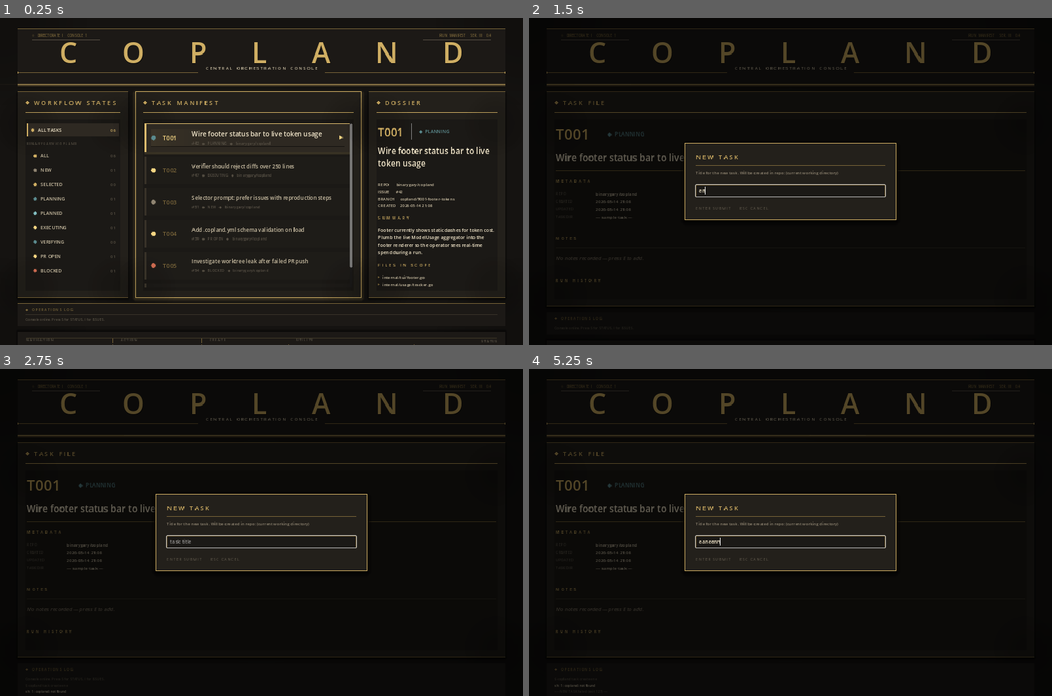
Above: before the commit, frames 1-4 (two rows, left to right).
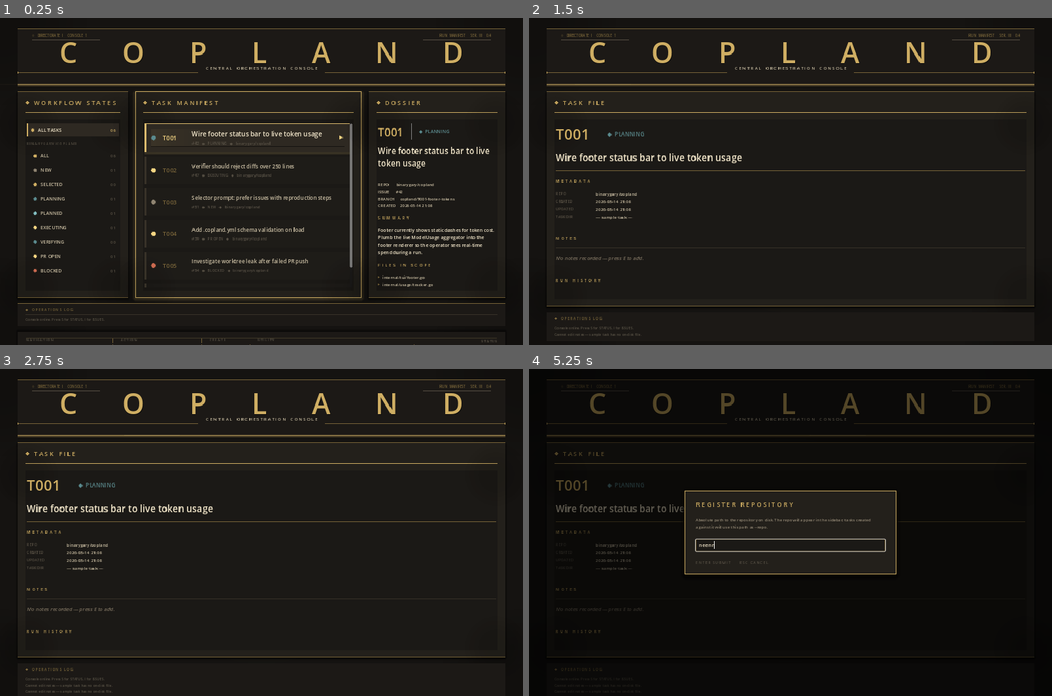
Above: after the commit, the same moments.

Repository: binarygary/copland
Game: Godot game, scene res://scenes/Main.tscn
Same seed, same stepped clock (60 frames per second), same inputs: the game is played once before the commit and once after it.
Inputs:
- Up to frame 1 (0.25 s): no input
- Up to frame 2 (1.5 s): tap Enter at 0.5 s; hold Up 0.53-1.28 s; tap N at 0.6, 1.35 s; tap E at 1.25 s; hold Down from 1.28 s (still down)
- Up to frame 3 (2.75 s): tap E at 2 s; release Down at 2.03 s; hold Up from 2.03 s (still down); tap Enter at 2.1 s; tap N at 2.3 s
- Up to frame 4 (5.25 s): tap E at 2.75, 3.5, 4.25, 4.35 s; tap Keypad Enter at 2.85 s; tap N at 3.05, 3.8, 4.55, 5.1 s; release Up at 3.53 s; hold A 3.53-5.03 s; tap Tab at 3.6 s; hold Down from 5.03 s (still down)

The runs differ from the first frame. In frame 1, less than 0.1% of the frame differs, in the area x 47-60%, y 98-100%; in frame 2, 4.5%; in frame 3, 4.6%, in the area x 3-97%, y 3-100%; in frame 4, 2.2%.

Commit message:
fix(console): remove phantom 'copland task create' shell-out + reconcile docs (Copilot review #4, #6)
Main.gd:
- Drop KEY_N binding and _action_new_task / _on_new_task_submit
  functions — they shelled out to `copland task create` which is
  not a registered PHP CLI command (the call would always fail).
- Drop the matching "N: NEW TASK" entry from the in-app keyboard
  legend cluster.

console-godot/README.md and root README.md:
- Replace the strict "read-only / no shell-out / no editing" framing
  in Non-goals with an accurate description of the three limited
  write actions that DO ship: S (`copland status` shell-out), A
  (append registered repo to ~/.copland/console-repos.txt), E
  (edit task notes.md on disk).
- Update Divergences to record both (a) the prototype's read-only
  framing not matching the shipped Main.gd and (b) the KEY_N
  removal.
- Update keyboard tables in BOTH READMEs to list S/A/E and note
  that Q quit is mentioned in some UI text but is not wired up
  (close window or Cmd-Q).

Phase 22 D-08b told us to "rewrite to match what shipped"; the
original rewrite preserved the prototype's read-only Non-goals
verbatim without auditing the actual Main.gd behavior. This fix
closes that gap.

Closes Copilot review #4 and #6 on PR #4.

Co-Authored-By: Claude Opus 4.7 (1M context) <noreply@anthropic.com>

Diff:
--- a/console-godot/scripts/Main.gd
+++ b/console-godot/scripts/Main.gd
@@ -403,9 +403,6 @@
         KEY_S:
             _spawn_copland("STATUS", PackedStringArray(["status"]))
             get_viewport().set_input_as_handled()
-        KEY_N:
-            _action_new_task()
-            get_viewport().set_input_as_handled()
         KEY_A:
             _action_add_repo()
             get_viewport().set_input_as_handled()
@@ -1388,7 +1385,7 @@
         clusters = [
             {"label": "NAVIGATION", "commands": [["↑ ↓", "SELECT"], ["TAB", "CYCLE PANE"]]},
             {"label": "ACTION",     "commands": [["ENTER", "DRILL IN"], ["ESC", "BACK"]]},
-            {"label": "CREATE",     "commands": [["A", "ADD REPO"], ["N", "NEW TASK"]]},
+            {"label": "CREATE",     "commands": [["A", "ADD REPO"]]},
             {"label": "UTILITY",    "commands": [["S", "STATUS"]]},
         ]
     for i in clusters.size():
@@ -1826,31 +1823,15 @@
 
 # ── Operations: new task, add repo, edit notes ───────────────────────────────
 
-func _action_new_task() -> void:
-    _show_modal(
-        "NEW TASK",
-        "Title for the new task. Will be created in repo: " + _display_repo_path(),
-        "task title",
-        "",
-        _on_new_task_submit)
+# _action_new_task / _on_new_task_submit removed: they shelled out to
+# `copland task create`, which is not a registered PHP CLI command — the
+# call would always fail. Task creation is intentionally CLI-only via
+# `copland run` against a GitHub issue. See Copilot review #4 on PR #4.
 
 
 func _display_repo_path() -> String:
     var p := _current_repo_path()
     return p if p != "" else "(current working directory)"
-
-
-func _on_new_task_submit(text: String) -> void:
-    var title := text.strip_edges()
-    if title == "":
-        _append_ops_log("New task cancelled — empty title.", true)
-        return
-    var args := PackedStringArray(["task", "create", title])
-    var repo := _current_repo_path()
-    if repo != "":
-        args.append("--repo")
-        args.append(repo)
-    _spawn_copland("NEW TASK", args)
 
 
 func _action_add_repo() -> void:
Not shown, changed: README.md
Not shown, changed: console-godot/README.md
